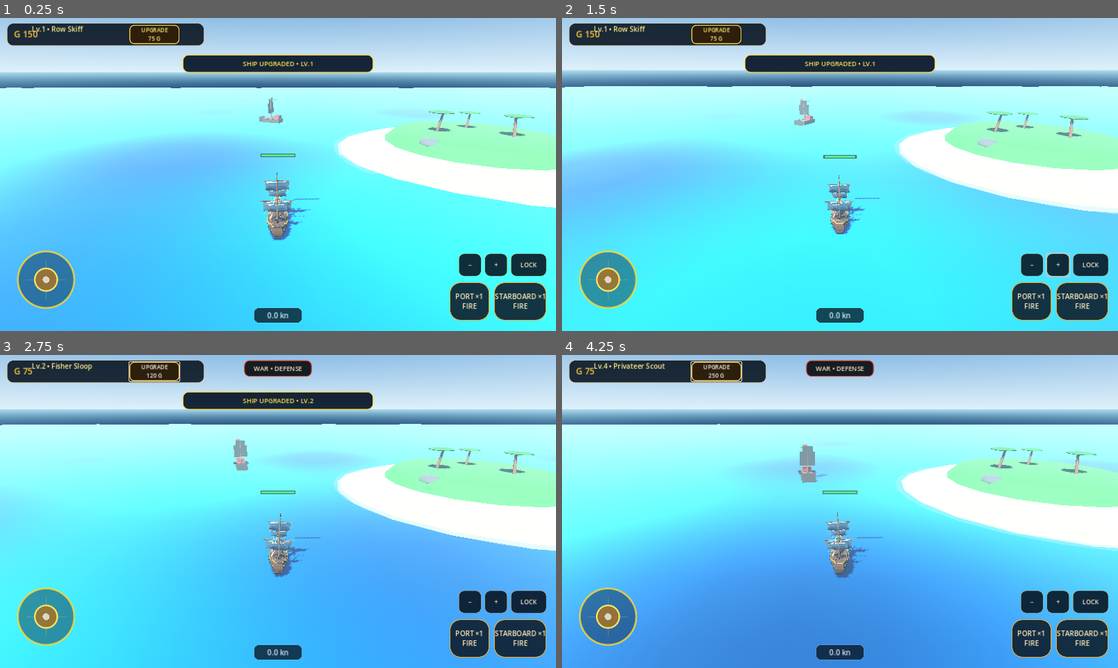
Above: before the commit, frames 1-4 (two rows, left to right).
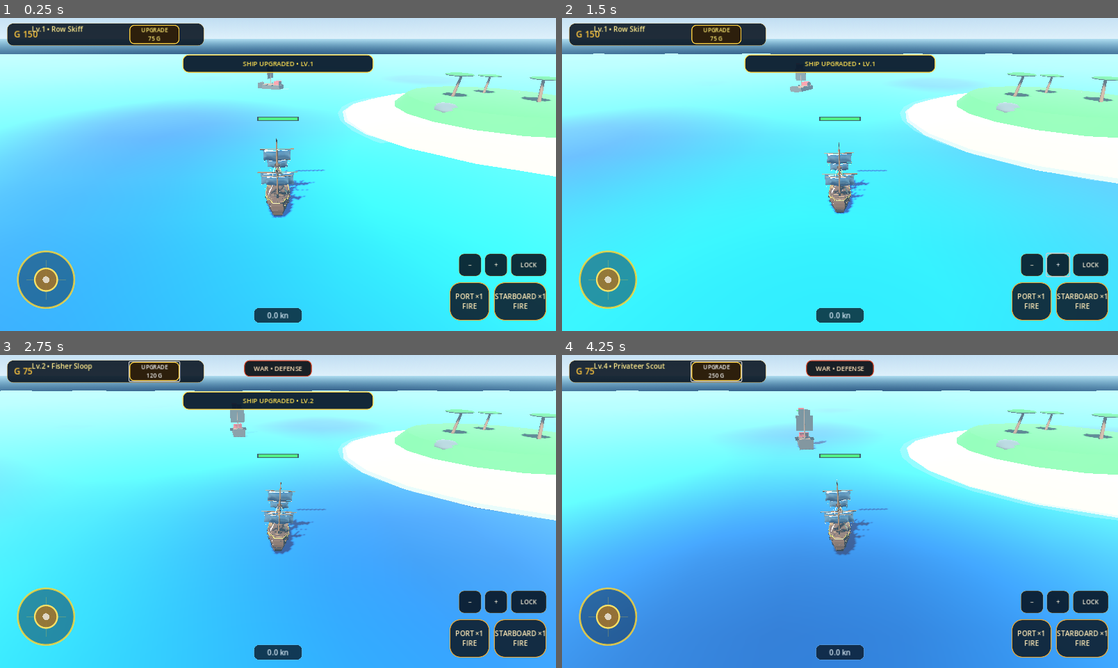
Above: after the commit, the same moments.

Repository: za99405com-ui/Pirate-Seasonline
Game: Godot game, scene res://scenes/world/world.tscn
The game is run twice, just before and just after one commit, with the same random seed, the same clock (stepped at 60 frames per second) and the same inputs.
Inputs:
- Up to frame 1 (0.25 s): no input
- Up to frame 2 (1.5 s): click "−" at 0.5 s; click "+" at 1.25 s
- Up to frame 3 (2.75 s): click "UPGRADE 75 G" at 2 s
- Up to frame 4 (4.25 s): click "UPGRADE 120 G" at 2.75 s; click "UPGRADE 180 G" at 3.5 s

The runs differ from the first frame. In frame 1, 44% of the frame differs, in the area x 0-100%, y 0-72%; in frame 2, 44%; in frame 3, 45%; in frame 4, 61%, in the area x 0-100%, y 0-78%.

Commit message:
camera: switch to free orbit combat camera

Diff:
--- a/godot_game/scripts/world/world.gd
+++ b/godot_game/scripts/world/world.gd
@@ -5,21 +5,22 @@
 @onready var hud: CanvasLayer = $HUD
 @onready var ocean: MeshInstance3D = $OceanPlane
 
-@export_group("Combat Camera")
-@export var camera_distance: float = 25.0
-@export var camera_height: float = 14.0
-@export var camera_look_ahead: float = 7.5
-@export var camera_follow_speed: float = 4.2
-@export var camera_rotation_speed: float = 3.4
+@export_group("Free Combat Camera")
+@export var camera_distance: float = 28.0
+@export var camera_follow_speed: float = 5.0
 @export var camera_fov: float = 58.0
+@export var camera_orbit_sensitivity: float = 0.006
+@export var camera_min_pitch: float = 0.28
+@export var camera_max_pitch: float = 1.05
 @export var defense_alert_distance: float = 52.0
 @export var target_lock_distance: float = 90.0
 
 @export var enemy_ship_scene: PackedScene = preload("res://scenes/ships/enemy_ship.tscn")
 
-var _current_camera_yaw: float = 0.0
-var _is_camera_initialized: bool = false
-var _camera_zoom: float = 1.0
+var _camera_yaw: float = 0.0
+var _camera_pitch: float = 0.52
+var _camera_drag_touch: int = -1
+var _mouse_orbiting: bool = false
 var _combat_target: Node3D = null
 
 func _ready() -> void:
@@ -30,6 +31,8 @@
 	if camera:
 		camera.fov = camera_fov
 
+	# Start from a useful rear-quarter angle, then leave camera control fully to the player.
+	_camera_yaw = player_ship.global_rotation.y if player_ship else 0.0
 	_snap_camera_to_player()
 
 func _physics_process(delta: float) -> void:
@@ -38,79 +41,86 @@
 	_update_ocean_anchor()
 
 func _unhandled_input(event: InputEvent) -> void:
-	if event is InputEventMouseButton:
-		var mouse_event := event as InputEventMouseButton
-		if mouse_event.pressed and mouse_event.button_index == MOUSE_BUTTON_WHEEL_UP:
-			adjust_camera_zoom(-0.10)
-		elif mouse_event.pressed and mouse_event.button_index == MOUSE_BUTTON_WHEEL_DOWN:
-			adjust_camera_zoom(0.10)
-		elif mouse_event.pressed and mouse_event.button_index == MOUSE_BUTTON_LEFT:
-			_try_select_target_at_screen(mouse_event.position)
-	elif event is InputEventScreenTouch:
-		var touch_event := event as InputEventScreenTouch
-		if touch_event.pressed:
-			_try_select_target_at_screen(touch_event.position)
+	# Empty-screen drag rotates the camera freely around the player's ship.
+	# GUI controls consume their own touches, so movement/aim/fire controls do not fight the camera.
+	if event is InputEventScreenTouch:
+		var touch := event as InputEventScreenTouch
+		if touch.pressed and _camera_drag_touch == -1:
+			_camera_drag_touch = touch.index
+		elif not touch.pressed and touch.index == _camera_drag_touch:
+			_camera_drag_touch = -1
+	elif event is InputEventScreenDrag:
+		var drag := event as InputEventScreenDrag
+		if drag.index == _camera_drag_touch:
+			_apply_camera_drag(drag.relative)
+	elif event is InputEventMouseButton:
+		var mouse_button := event as InputEventMouseButton
+		if mouse_button.button_index == MOUSE_BUTTON_LEFT:
+			_mouse_orbiting = mouse_button.pressed
+	elif event is InputEventMouseMotion:
+		var motion := event as InputEventMouseMotion
+		if _mouse_orbiting:
+			_apply_camera_drag(motion.relative)
+
+func _apply_camera_drag(relative: Vector2) -> void:
+	_camera_yaw -= relative.x * camera_orbit_sensitivity
+	_camera_pitch = clampf(
+		_camera_pitch + relative.y * camera_orbit_sensitivity,
+		camera_min_pitch,
+		camera_max_pitch
+	)
 
 func _snap_camera_to_player() -> void:
 	if not player_ship or not is_instance_valid(player_ship) or not camera:
 		return
 
-	_current_camera_yaw = player_ship.global_rotation.y
-	var forward: Vector3 = -player_ship.global_transform.basis.z.normalized()
-	var backward: Vector3 = -forward
-	var distance: float = camera_distance * _camera_zoom
-	var height: float = camera_height * _camera_zoom
-
-	camera.global_position = player_ship.global_position + backward * distance + Vector3(0.0, height, 0.0)
-	var look_target: Vector3 = player_ship.global_position + forward * camera_look_ahead + Vector3(0.0, 2.0, 0.0)
-	camera.look_at(look_target, Vector3.UP)
-	_is_camera_initialized = true
+	camera.global_position = player_ship.global_position + _get_camera_offset()
+	camera.look_at(player_ship.global_position + Vector3(0.0, 2.0, 0.0), Vector3.UP)
 
 func _update_camera(delta: float) -> void:
 	if not player_ship or not is_instance_valid(player_ship) or not camera:
 		return
 
-	if not _is_camera_initialized:
-		_snap_camera_to_player()
-		return
-
-	var target_yaw: float = player_ship.global_rotation.y
-	var yaw_smoothing: float = 1.0 - exp(-camera_rotation_speed * delta)
-	_current_camera_yaw = lerp_angle(_current_camera_yaw, target_yaw, yaw_smoothing)
-
-	var forward: Vector3 = Vector3(-sin(_current_camera_yaw), 0.0, -cos(_current_camera_yaw)).normalized()
-	var backward: Vector3 = -forward
-	var speed_ratio: float = 0.0
-	if player_ship is CharacterBody3D:
-		var player_body := player_ship as CharacterBody3D
-		speed_ratio = clampf(player_body.velocity.length() / 14.5, 0.0, 1.0)
-
-	var desired_distance: float = camera_distance * _camera_zoom
-	var desired_height: float = camera_height * _camera_zoom
-	var look_target: Vector3
-
-	if _combat_target and is_instance_valid(_combat_target):
-		var target_distance: float = player_ship.global_position.distance_to(_combat_target.global_position)
-		var framing_extra: float = clampf(target_distance * 0.16, 0.0, 12.0)
-		desired_distance = maxf(desired_distance, 18.0 + framing_extra)
-		desired_height = maxf(desired_height, 11.0 + framing_extra * 0.48)
-		look_target = player_ship.global_position.lerp(_combat_target.global_position, 0.46) + Vector3(0.0, 2.0, 0.0)
-		camera.fov = lerpf(camera.fov, minf(66.0, camera_fov + target_distance * 0.10), 1.0 - exp(-4.0 * delta))
+	var ideal_pos: Vector3 = player_ship.global_position + _get_camera_offset()
+	var smoothing: float = 1.0 - exp(-camera_follow_speed * delta)
+	camera.global_position = camera.global_position.lerp(ideal_pos, smoothing)
+
+	# Camera remains free even while target lock is active.
+	# Lock affects aiming/target state, not the player's camera control.
+	var look_target: Vector3 = player_ship.global_position + Vector3(0.0, 2.0, 0.0)
+	camera.look_at(look_target, Vector3.UP)
+	camera.fov = lerpf(camera.fov, camera_fov, 1.0 - exp(-5.0 * delta))
+
+func _get_camera_offset() -> Vector3:
+	var horizontal: float = cos(_camera_pitch) * camera_distance
+	var height: float = sin(_camera_pitch) * camera_distance
+	return Vector3(
+		sin(_camera_yaw) * horizontal,
+		height,
+		cos(_camera_yaw) * horizontal
+	)
+
+func screen_aim_to_world(input_vector: Vector2) -> Vector3:
+	if not camera or input_vector.length() < 0.08:
+		return Vector3.ZERO
+
+	var cam_forward: Vector3 = -camera.global_transform.basis.z
+	cam_forward.y = 0.0
+	if cam_forward.length_squared() < 0.0001:
+		cam_forward = Vector3.FORWARD
 	else:
-		var dynamic_look_ahead: float = camera_look_ahead + speed_ratio * 3.5
-		look_target = player_ship.global_position + forward * dynamic_look_ahead + Vector3(0.0, 2.2, 0.0)
-		camera.fov = lerpf(camera.fov, camera_fov, 1.0 - exp(-4.0 * delta))
-
-	var ideal_pos: Vector3 = player_ship.global_position + backward * desired_distance + Vector3(0.0, desired_height, 0.0)
-	var pos_smoothing: float = 1.0 - exp(-camera_follow_speed * delta)
-	camera.global_position = camera.global_position.lerp(ideal_pos, pos_smoothing)
-	camera.look_at(look_target, Vector3.UP)
-
-func adjust_camera_zoom(amount: float) -> void:
-	_camera_zoom = clampf(_camera_zoom + amount, 0.62, 1.45)
-
-func get_camera_zoom() -> float:
-	return _camera_zoom
+		cam_forward = cam_forward.normalized()
+
+	var cam_right: Vector3 = camera.global_transform.basis.x
+	cam_right.y = 0.0
+	if cam_right.length_squared() < 0.0001:
+		cam_right = Vector3.RIGHT
+	else:
+		cam_right = cam_right.normalized()
+
+	# Up on the aim stick means "toward the top of the screen".
+	var result: Vector3 = cam_right * input_vector.x + cam_forward * -input_vector.y
+	return result.normalized() if result.length_squared() > 0.0001 else Vector3.ZERO
 
 func toggle_combat_target() -> void:
 	if _combat_target and is_instance_valid(_combat_target):
@@ -148,6 +158,7 @@
 func _validate_combat_target() -> void:
 	if not _combat_target:
 		return
+
 	if not is_instance_valid(_combat_target):
 		_combat_target = null
 		if player_ship and is_instance_valid(player_ship) and player_ship.has_method("set_combat_target"):
@@ -172,36 +183,18 @@
 	for candidate in get_tree().get_nodes_in_group("enemies"):
 		if not candidate is Node3D or not is_instance_valid(candidate):
 			continue
+
 		var enemy := candidate as Node3D
 		var dead_value: Variant = enemy.get("is_dead")
 		if dead_value is bool and bool(dead_value):
 			continue
+
 		var distance: float = player_ship.global_position.distance_to(enemy.global_position)
 		if distance < best_distance:
 			best_distance = distance
 			best_enemy = enemy
 
 	return best_enemy
-
-func _try_select_target_at_screen(screen_position: Vector2) -> void:
-	if not camera:
-		return
-
-	var ray_origin: Vector3 = camera.project_ray_origin(screen_position)
-	var ray_direction: Vector3 = camera.project_ray_normal(screen_position)
-	var query := PhysicsRayQueryParameters3D.create(ray_origin, ray_origin + ray_direction * 500.0)
-	query.collide_with_bodies = true
-	query.collide_with_areas = false
-
-	var result: Dictionary = get_world_3d().direct_space_state.intersect_ray(query)
-	if result.is_empty():
-		return
-
-	var collider: Variant = result.get("collider")
-	if collider is Node3D:
-		var target_node := collider as Node3D
-		if target_node.is_in_group("enemies"):
-			_set_combat_target(target_node)
 
 func _update_ocean_anchor() -> void:
 	if not ocean or not player_ship:
